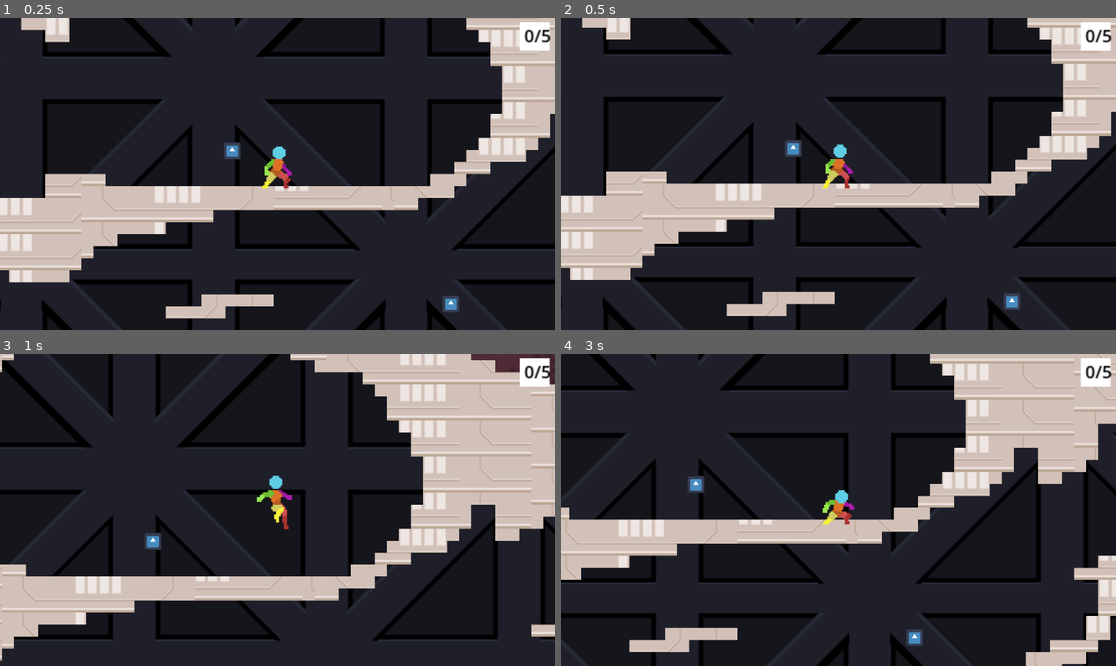
Above: before the commit, frames 1-4 (two rows, left to right).
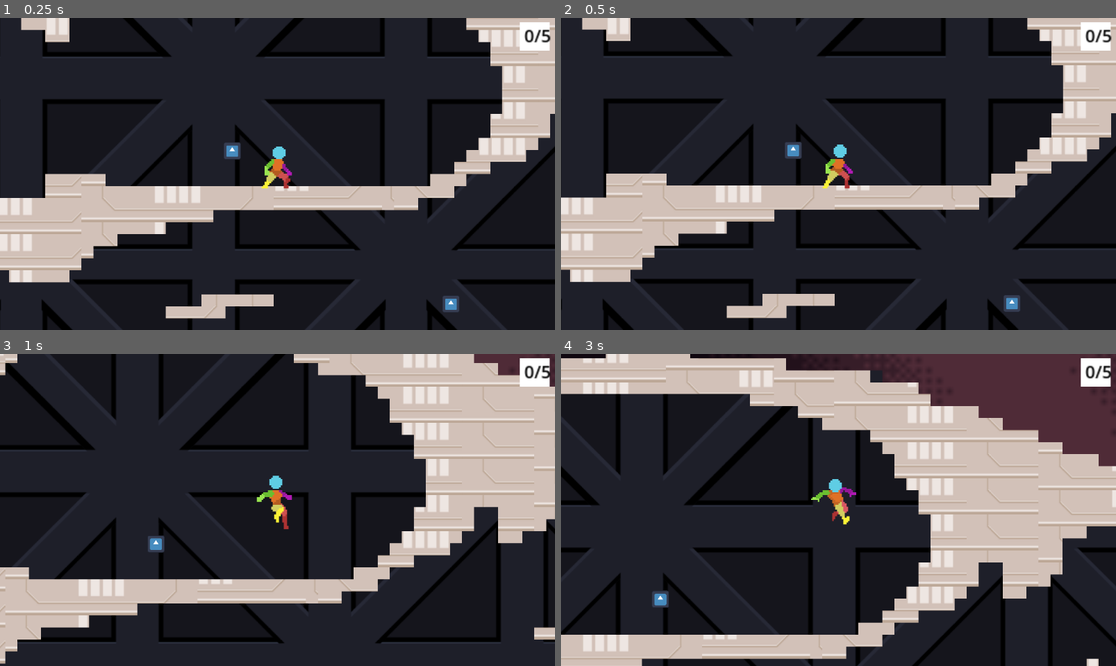
Above: after the commit, the same moments.

Repository: StevenPartridge/starduds
Game: Godot game, scene res://scenes/platformer/level2.tscn
Two runs of this game, one before a commit and one after it. Both use one fixed random seed, a clock stepped at 60 frames per second and the inputs below. This scene is started directly instead of the project's main scene. The engine's default icon, where the game draws it, is replaced by a stand-in: a white triangle on a blue panel in a dark square.
Inputs:
- Up to frame 1 (0.25 s): no input
- Up to frame 2 (0.5 s): no input
- Up to frame 3 (1 s): hold D (MoveRight) from 0.53 s (still down); hold Shift (Sprint) from 0.53 s (still down); tap Space (Jump) at 0.77, 0.8 s
- Up to frame 4 (3 s): tap Space (Jump) at 1.07, 1.35, 1.52, 1.82, 2.3 s; release Shift (Sprint) at 1.28 s; tap Shift (Sprint) at 1.55 s; release D (MoveRight) at 2.03 s; hold A (MoveLeft) 2.03-2.78 s; hold S (Crouch) 2.03-2.78 s; hold D (MoveRight) from 2.78 s (still down); tap E (Interact) at 2.85 s

Frame 1 is identical in both runs. In frame 2, 6.5% of the frame differs, in the area x 0-100%, y 0-100%; in frame 3, 14%; in frame 4, 55%.

Commit message:
HUGE improvement to moving Manny across the screen. By rotating the collision block 45 degrees he automatically can walk up stairs and nudge corners of the world and not get caught.

Diff:
--- a/src/Manny5/Manny5.gd
+++ b/src/Manny5/Manny5.gd
@@ -40,6 +40,7 @@
 var player_inventory: Inventory = preload("res://scenes/platformer/inventory/PlayerInventory.tres")
 
 @export var SPEED = 100.0
+@export var NUDGE_SPEED = 1.0
 @export var SPEED_SPRINT = 200.0
 @export var SPEED_PUSH_PULL = 50.0
 @export var JUMP_VELOCITY = -500.0
@@ -60,7 +61,11 @@
 
 func _physics_process(delta):
 	current_time += delta
-	velocity.y += GRAVITY * delta
+	if Input.is_action_pressed("Jump"):
+		velocity.y += GRAVITY * delta / 2
+	else:
+		velocity.y += GRAVITY * delta
+
 	update_state()
 
 func get_collider():
--- a/src/Manny5/Manny5.tscn
+++ b/src/Manny5/Manny5.tscn
@@ -1197,7 +1197,7 @@
 }]
 
 [sub_resource type="RectangleShape2D" id="RectangleShape2D_q38nc"]
-size = Vector2(20.6492, 16.9293)
+size = Vector2(14.1444, 14.1921)
 
 [sub_resource type="Animation" id="Animation_ldjgn"]
 resource_name = "teleport"
@@ -1246,7 +1246,8 @@
 autoplay = "Idle"
 
 [node name="CollisionShape2D" type="CollisionShape2D" parent="."]
-position = Vector2(1.62176, 15.1194)
+position = Vector2(-0.0583057, 13.376)
+rotation = -0.785398
 scale = Vector2(3.45602, 3.45602)
 shape = SubResource("RectangleShape2D_q38nc")
 
@@ -1306,20 +1307,20 @@
 animation_player = NodePath("../../AnimationPlayer")
 
 [node name="RayCast2DRight" type="RayCast2D" parent="."]
-position = Vector2(1, 17)
+position = Vector2(0, 11)
 target_position = Vector2(70, 0)
 
 [node name="RayCast2DLeft" type="RayCast2D" parent="."]
-position = Vector2(1, 17)
+position = Vector2(0, 11)
 target_position = Vector2(-70, 0)
 
 [node name="RayCast2DRightAnkle" type="RayCast2D" parent="."]
 position = Vector2(0, 39)
-target_position = Vector2(55, 0)
+target_position = Vector2(60, 0)
 
 [node name="RayCast2DLeftAnkle" type="RayCast2D" parent="."]
 position = Vector2(0, 39)
-target_position = Vector2(-55, 0)
+target_position = Vector2(-60, 0)
 
 [node name="PinJoint2D" type="PinJoint2D" parent="."]
 node_a = NodePath("..")
--- a/src/Manny5/States/StateDoubleJump.gd
+++ b/src/Manny5/States/StateDoubleJump.gd
@@ -31,10 +31,7 @@
 	manny.velocity.y = manny.JUMP_VELOCITY
 
 func handle_horizontal_movement():
-#	var direction = manny.get_input_direction()
-#	manny.velocity.x = manny.velocity.x
-#	animator.flip_h = direction > 0 if abs(direction) > 1 else animator.flip_h
-	if manny.get_input_direction() > 0:
-		manny.velocity.x = lerp(manny.velocity.x, manny.get_input_direction() * manny.SPEED, 0.05)
+	if abs(manny.get_input_direction()) > 0:
+		manny.velocity.x = lerp(manny.velocity.x, manny.get_input_direction() * manny.SPEED, 1)
 	else:
 		manny.velocity.x = manny.velocity.x
--- a/src/Manny5/States/StateJump.gd
+++ b/src/Manny5/States/StateJump.gd
@@ -29,8 +29,8 @@
 	manny.velocity.y = manny.JUMP_VELOCITY
 
 func handle_horizontal_movement():
-	if manny.get_input_direction() > 0:
-		manny.velocity.x = lerp(manny.velocity.x, manny.get_input_direction() * manny.SPEED, 0.4)
+	if abs(manny.get_input_direction()) > 0:
+		manny.velocity.x = lerp(manny.velocity.x, manny.get_input_direction() * manny.SPEED, 1)
 	else:
 		manny.velocity.x = manny.velocity.x
 #	var direction = manny.get_input_direction()
--- a/src/Manny5/States/StateWalk.gd
+++ b/src/Manny5/States/StateWalk.gd
@@ -19,15 +19,11 @@
 	if !manny.is_on_floor():
 		animator.pause()
 	if Input.is_action_pressed("Sprint"):
-		if manny.should_nudge():
-			manny.velocity.y = -300
-		if manny.is_on_floor() or manny.should_nudge():
+		if manny.is_on_floor():
 			animator.play("Run")
 		manny.velocity.x = manny.get_input_direction() * manny.SPEED_SPRINT
 	else:
-		if manny.should_nudge():
-			manny.velocity.y = -200
-		if manny.is_on_floor() or manny.should_nudge():
+		if manny.is_on_floor():
 			animator.play("Walk")
 		manny.velocity.x = manny.get_input_direction() * manny.SPEED
 	if manny.get_input_direction() > 0:
--- a/src/scenes/platformer/level1.tscn
+++ b/src/scenes/platformer/level1.tscn
@@ -7,7 +7,9 @@
 [ext_resource type="PackedScene" uid="uid://c3brynygnrcva" path="res://scenes/platformer/inventory/coins_ui.tscn" id="4_07w0q"]
 [ext_resource type="PackedScene" uid="uid://b8871b365l135" path="res://scenes/extras/Nav.tscn" id="5_jw8ua"]
 
-[node name="level1" type="TileMap" groups=["World"]]
+[node name="Node2D" type="Node2D"]
+
+[node name="level1" type="TileMap" parent="." groups=["World"]]
 position = Vector2(-24, -16)
 tile_set = ExtResource("1_gsuyr")
 format = 2
@@ -27,41 +29,41 @@
 layer_2/z_index = 1
 layer_2/tile_data = PackedInt32Array(-1180122, 4, 6, -1114585, 4, 5, -1049050, 4, 6, -1180121, 65540, 6, -1114584, 6554 …(897 unchanged characters)…
 
-[node name="CanvasGroup" type="CanvasGroup" parent="."]
+[node name="CanvasGroup" type="CanvasGroup" parent="level1"]
 
-[node name="Coin1" parent="CanvasGroup" instance=ExtResource("2_8vogx")]
+[node name="Coin1" parent="level1/CanvasGroup" instance=ExtResource("2_8vogx")]
 position = Vector2(298, 474)
 
-[node name="Coin2" parent="CanvasGroup" instance=ExtResource("2_8vogx")]
+[node name="Coin2" parent="level1/CanvasGroup" instance=ExtResource("2_8vogx")]
 position = Vector2(840, 237)
 
-[node name="Coin3" parent="CanvasGroup" instance=ExtResource("2_8vogx")]
+[node name="Coin3" parent="level1/CanvasGroup" instance=ExtResource("2_8vogx")]
 position = Vector2(2192, -7.99997)
 
-[node name="Coin4" parent="CanvasGroup" instance=ExtResource("2_8vogx")]
+[node name="Coin4" parent="level1/CanvasGroup" instance=ExtResource("2_8vogx")]
 position = Vector2(2192, 128)
 
-[node name="Coin5" parent="CanvasGroup" instance=ExtResource("2_8vogx")]
+[node name="Coin5" parent="level1/CanvasGroup" instance=ExtResource("2_8vogx")]
 position = Vector2(2192, 280)
 
-[node name="Coin6" parent="CanvasGroup" instance=ExtResource("2_8vogx")]
+[node name="Coin6" parent="level1/CanvasGroup" instance=ExtResource("2_8vogx")]
 position = Vector2(2888, 432)
 
-[node name="Coin7" parent="CanvasGroup" instance=ExtResource("2_8vogx")]
+[node name="Coin7" parent="level1/CanvasGroup" instance=ExtResource("2_8vogx")]
 position = Vector2(3016, 69)
 
-[node name="Coin8" parent="CanvasGroup" instance=ExtResource("2_8vogx")]
+[node name="Coin8" parent="level1/CanvasGroup" instance=ExtResource("2_8vogx")]
 position = Vector2(3472, 376)
 
-[node name="Coin9" parent="CanvasGroup" instance=ExtResource("2_8vogx")]
+[node name="Coin9" parent="level1/CanvasGroup" instance=ExtResource("2_8vogx")]
 position = Vector2(4200, 400)
 
-[node name="Coin10" parent="CanvasGroup" instance=ExtResource("2_8vogx")]
+[node name="Coin10" parent="level1/CanvasGroup" instance=ExtResource("2_8vogx")]
 position = Vector2(5160, -26)
 
 [node name="Manny5" parent="." node_paths=PackedStringArray("coins_ui") instance=ExtResource("3_vfl6x")]
 z_index = 7
-position = Vector2(160, 448)
+position = Vector2(136, 432)
 coins_ui = NodePath("Camera2D/CoinsUI")
 SPEED = 250.0
 SPEED_SPRINT = 500.0
--- a/src/scenes/platformer/level2.gd
+++ b/src/scenes/platformer/level2.gd
@@ -3,7 +3,6 @@
 @export var level_requirement: int = 5
 
 @onready var manny = $Manny5
-@onready var portal = $portal
 
 # Called when the node enters the scene tree for the first time.
 func _ready():
@@ -11,17 +10,14 @@
 
 
 # Called every frame. 'delta' is the elapsed time since the previous frame.
-func _process(delta):
+func _process(_delta):
 	check_portal()
 
 func check_portal():
-	print("Checking")
 	var inventory: Inventory = manny.get_inventory()
 	var all_children = get_children()
 	for item in inventory.items:
-		print(item.name)
 		if item.name == "Coin":
-			print(item.count)
 			for portal in all_children:
 				if portal.is_in_group("portal") and item.count >= level_requirement:
 					portal.visible = true
